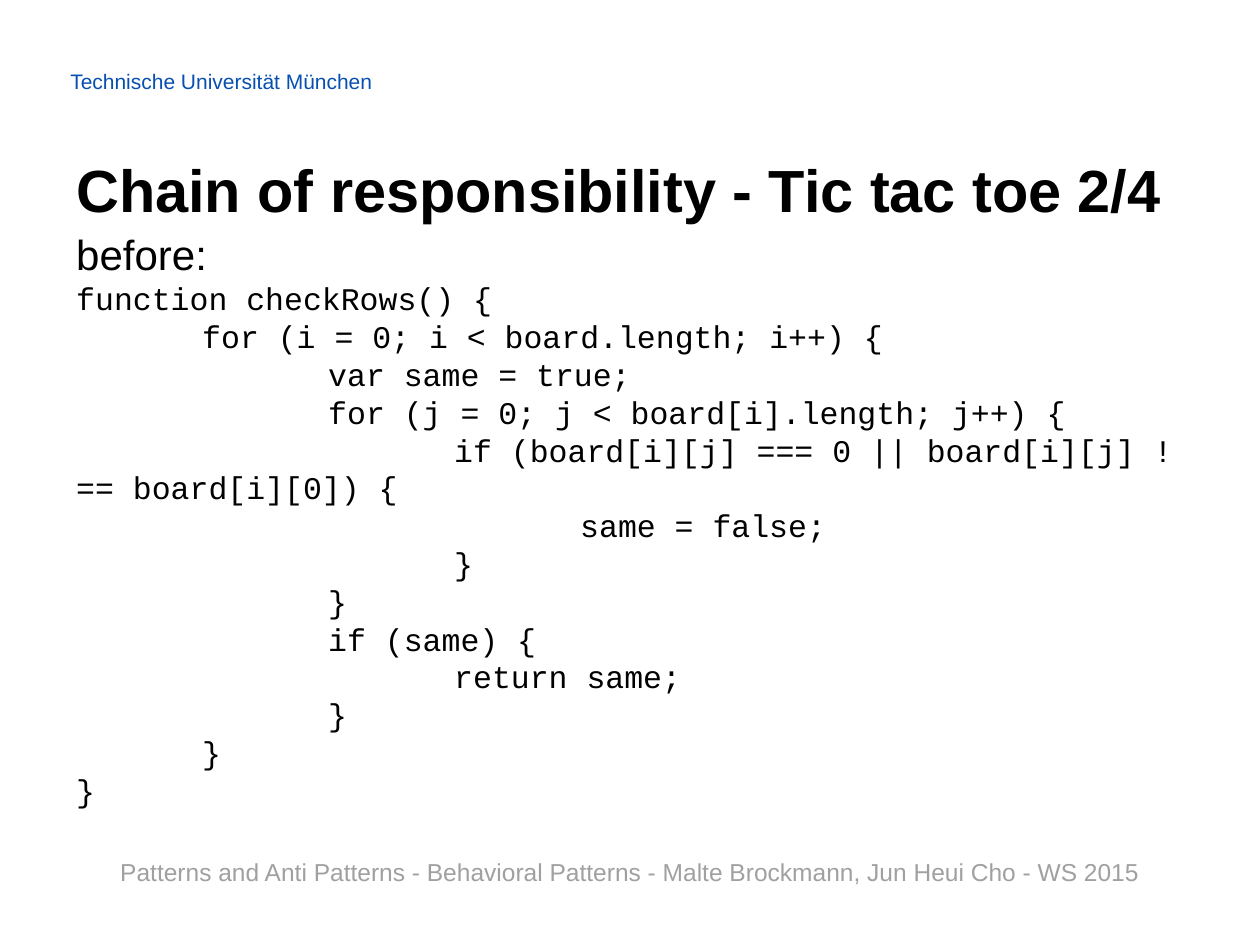
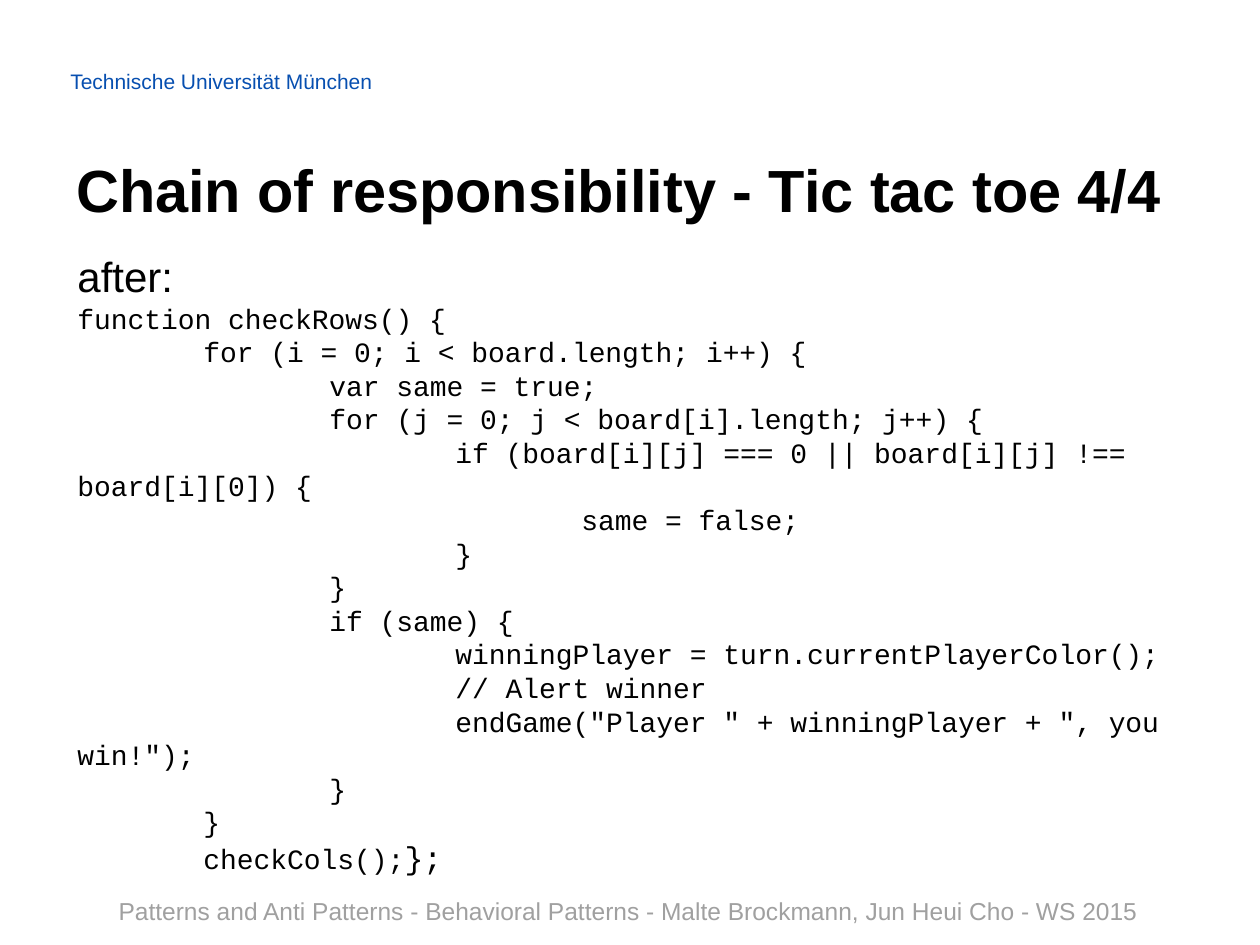
Before and after one commit to Painted6/Behavioral-design-patterns, a slide deck: slide 22 of Behavioral Patterns - JS Patterns and Anti Patterns.pptx (slide 19 before the commit). Drawn at 1260x945 pixels with LibreOffice and Linux fonts; fonts in the diff are those of the drawing; background and template pictures are left out. Boxes give left, top, right and bottom in pixels: in the first picture for what was removed or moved away, otherwise in the second. Text is boxed around its words. In the diff, an @@ line names an element or a change of style, - is before the commit and + after.

```diff
--- a/Behavioral Patterns - JS Patterns and Anti Patterns.pptx
+++ b/Behavioral Patterns - JS Patterns and Anti Patterns.pptx
@@ title at (x1=76, y1=169, x2=1161, y2=222): text changed @@
-Chain of responsibility - Tic tac toe 2/4
+Chain of responsibility - Tic tac toe 4/4
@@ text "after:" moved from (x1=76, y1=239, x2=1135, y2=694) to (x1=77, y1=261, x2=1159, y2=875) @@
@@ text at (x1=77, y1=261, x2=173, y2=293): text changed @@
-before:
+after:
@@ text at (x1=77, y1=309, x2=1058, y2=637): size 18 to 16 pt in "function checkRows() {", "for (i = 0; i < board.length; ...", "var same = true;", "for (j = 0; j < board[i].length; ..." and 7 more places @@
@@ text at (x1=77, y1=645, x2=1159, y2=771): text changed; size 18 to 16 pt @@
-return same;
+winningPlayer = turn.currentPlayerColor();
+// Alert winner
+endGame("Player " + winningPlayer + ", you win!");
@@ text removed at (x1=120, y1=863, x2=1139, y2=884) @@
-Patterns and Anti Patterns - Behavioral Patterns - Malte Brockmann, Jun Heui Cho - WS 2015
@@ text at (x1=203, y1=850, x2=404, y2=875): text changed; size 18 to 16 pt @@
-}
+checkCols();};
@@ text added at (x1=119, y1=902, x2=1137, y2=923), 14 pt, text #A0A0A0 @@
+Patterns and Anti Patterns - Behavioral Patterns - Malte Brockmann, Jun Heui Cho - WS 2015
```
Also in this commit, not shown: 28 other slides changed, 2 slides added.
